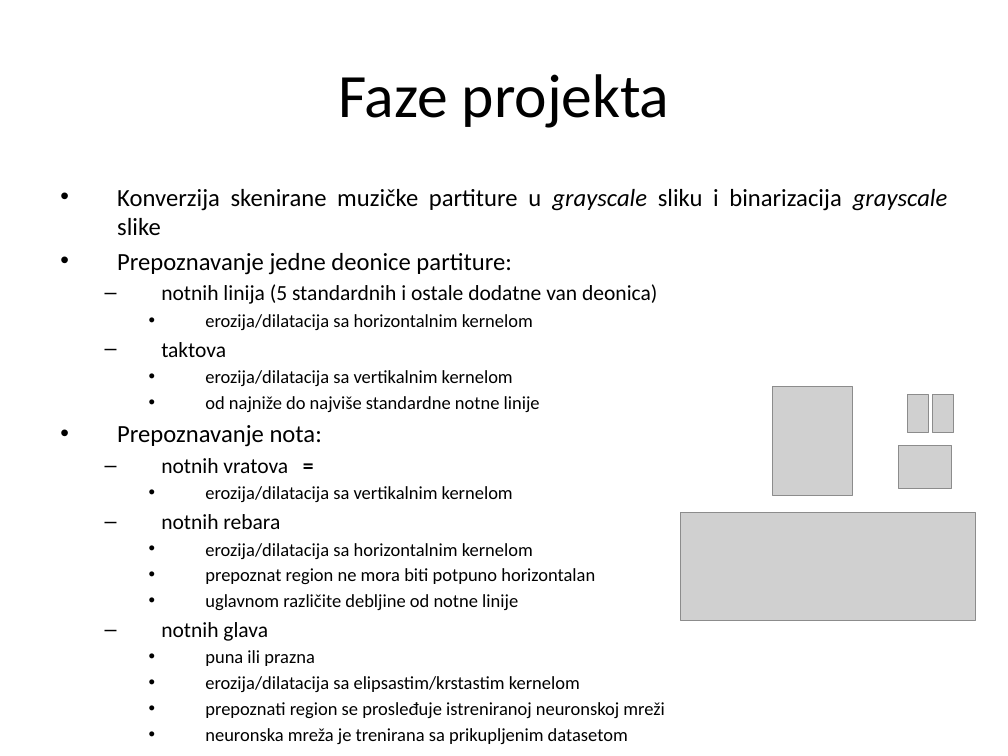
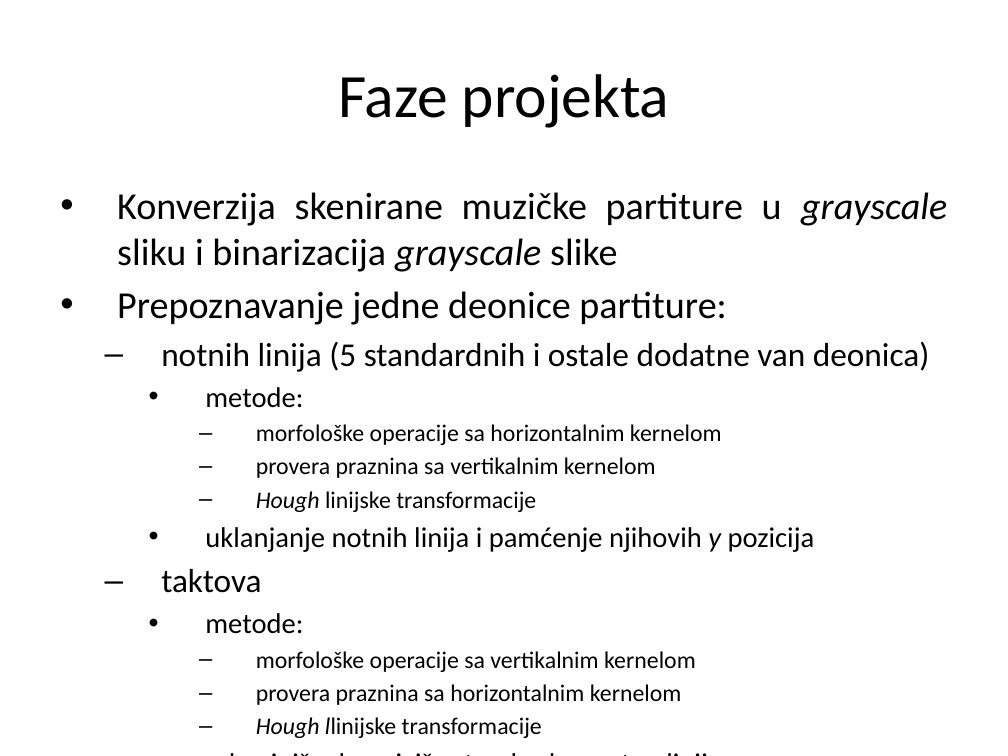
Before and after one commit to MilanRadeta/MusicReader, a slide deck: slide 10 of SoftProjekat.pptx. Drawn at 1008x756 pixels with LibreOffice and Linux fonts; fonts in the diff are those of the drawing; grey boxes stand for pictures. Boxes give left, top, right and bottom in pixels: in the first picture for what was removed or moved away, otherwise in the second. Text is boxed around its words. In the diff, an @@ line names an element or a change of style, - is before the commit and + after.

```diff
--- a/SoftProjekat.pptx
+++ b/SoftProjekat.pptx
@@ text at (117,192,947,593): size 17.6 to 27.2 pt in "Konverzija skenirane muzičke partiture u grayscale sliku ...", "Prepoznavanje jedne deonice partiture:"; size 15.4 to 23.8 pt in "notnih linija (5 standardnih i ostale dodatne ...", "taktova"; size 13.2 to 20.4 pt in "od najniže do najviše standardne notne linije"; more space between paragraphs @@
@@ text at (205,387,815,552): text changed; size 13.2 to 17 pt @@
-    • erozija/dilatacija sa horizontalnim kernelom
+    • metode:
+      – morfološke operacije sa horizontalnim kernelom
+      – provera praznina sa vertikalnim kernelom
+      – Hough linijske transformacije
+    • uklanjanje notnih linija i pamćenje njihovih y pozicija
@@ picture removed at (773,386,853,495) @@
@@ picture removed at (907,395,928,433) @@
@@ picture removed at (932,395,954,433) @@
@@ text at (117,425,664,744): text changed; size 13.2 to 20.4 pt @@
-• Prepoznavanje nota:
-  – notnih vratova =
-    • erozija/dilatacija sa vertikalnim kernelom
-  – notnih rebara
-    • erozija/dilatacija sa horizontalnim kernelom
-    • prepoznat region ne mora biti potpuno horizontalan
-    • uglavnom različite debljine od notne linije
-  – notnih glava
-    • puna ili prazna
-    • erozija/dilatacija sa elipsastim/krstastim kernelom
-    • prepoznati region se prosleđuje istreniranoj neuronskoj mreži
-    • neuronska mreža je trenirana sa prikupljenim datasetom
-  – notnih zastavica
-    • erozija/dilatacija sa elipsastim/krstastim kernelom
+    • nema notnu glavu/glave u blizini
@@ picture removed at (899,446,952,489) @@
@@ picture removed at (680,512,976,620) @@
@@ text at (205,613,696,738): text changed; size 13.2 to 17 pt @@
-    • erozija/dilatacija sa vertikalnim kernelom
+    • metode:
+      – morfološke operacije sa vertikalnim kernelom
+      – provera praznina sa horizontalnim kernelom
+      – Hough llinijske transformacije
```
Also in this commit, not shown: 1 other slide changed, 2 slides added.
